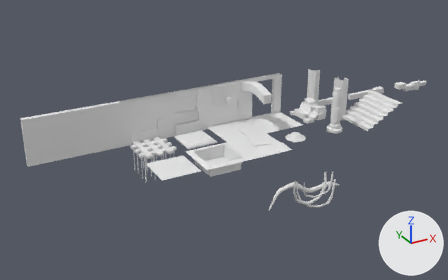
Two versions of the FBX model Assets/Art/Kit_1.fbx, one commit apart.
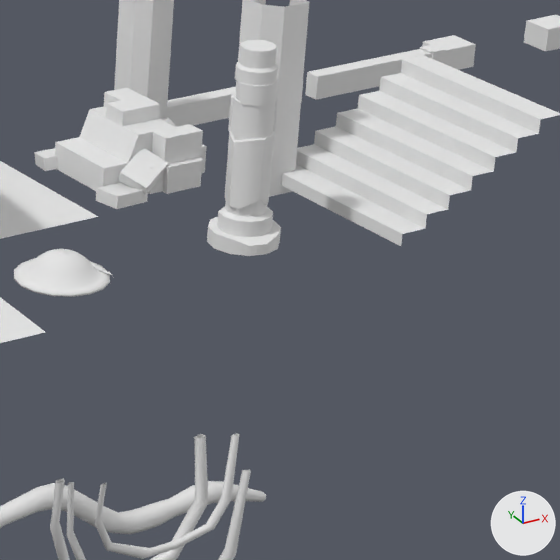
Each version is shown whole from a 50 mm lens placed at (-12.89, -22.33, 10.9), pointed at (-0.94, -0.62, 0.04), then close up on the part from 63% to 90% of the width and 28% to 71% of the height. Lighting does not change. The marker at lower right points along +X, +Y and +Z. Where no turn or scale is listed for an object, it has been applied to the vertices.

The older version as bpy lines, for what is in view:
```python
me_cube_002 = bpy.data.meshes.new('Cube.002')
me_cube_002.from_pydata(...)  # a box spanning x -1.0..1.0, y 0.82..1.0, z 0.0..0.27
me_cube_002.materials.append(mat_hotspot_stone_a)  # its picture is missing
me_cube_013 = bpy.data.meshes.new('Cube.013')
me_cube_013.from_pydata(...)  # 102 vertices, 96 faces; spans x -1.84..1.72, y -0.21..0.08, z -0.38..0.61
me_cylinder_001 = bpy.data.meshes.new('Cylinder.001')
me_cylinder_001.from_pydata(...)  # 160 vertices, 137 faces; spans x -0.455..0.455, y -0.455..0.455, z -0.01..0.25
me_cylinder_001.materials.append(mat_hotspot_stone_a)  # its picture is missing
ob_hat = bpy.data.objects.new('Hat', me_cylinder_001)
ob_hat.location = (1.92, -1.92, 0.04)
ob_kit_floortrim_001 = bpy.data.objects.new('Kit_Floortrim.001', me_cube_002)
ob_kit_floortrim_001.location = (6.0, 0.0, 0.0)
ob_vine_001 = bpy.data.objects.new('Vine.001', me_cube_013)
ob_vine_001.location = (0.85, -4.21, -1.24)
# also in view: 'Vine.002' at (0.72, -4.9, -0.95); 'Kit_Pillar2' at (5.03, -0.97, 1.0); 'Kit_floor.001' at (2.0, 0.0, 0.1); 'Kit_Pile' at (4.09, -0.14, 0.43); 'Kit_Pillar1' at (4.8, 0.8, 1.0)
```
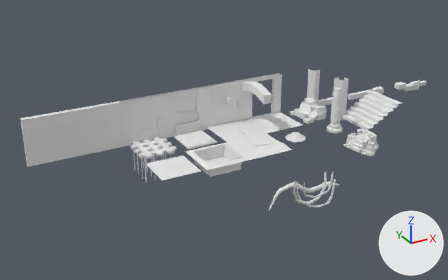
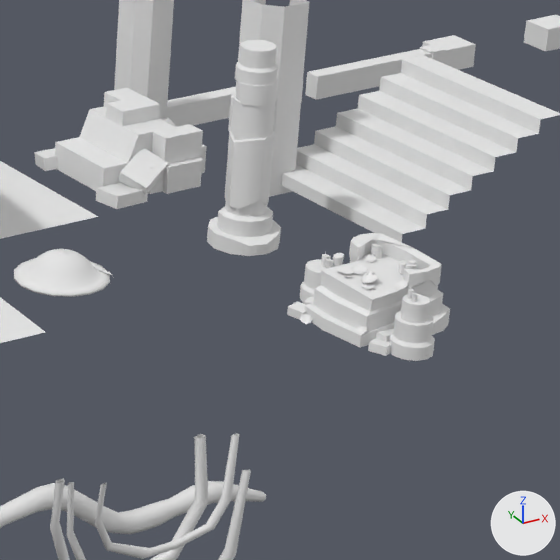
The edits, one by one:
Mesh me_cylinder_003 is new.
It has 932 vertices, 700 faces and spans x -0.72..0.47, y -0.89..0.9, z -0.05..0.63.
It uses material mat_hotspot_stone_a (its picture is missing).
Object 'Kit_Altar' (ob_kit_altar) is new; it shows me_cylinder_003.
Its location is (4.0, -4.0, 0.0).

Changed parts and their boxes (x1, y1, x2, y2) in the close-ups (560 x 560 px):
'Kit_Altar', added
    after: (287, 233, 450, 361)
